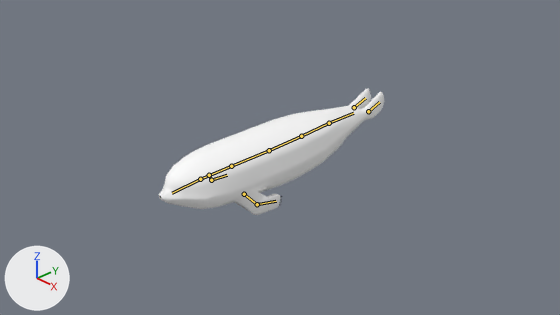
Before and after pictures for a commit that changed the Blender file Blender/Animals/Seal/Animations/FlapSwim.blend.
Before and after are seen from the file's camera 'Camera'. The axes (+X, +Y, +Z) are drawn at lower left. The lights are the same throughout. Both versions are drawn at frame 80 of the action 'ArmatureAction.001'; the numbers are the values there. The bones that bend it are drawn over the model as lines.
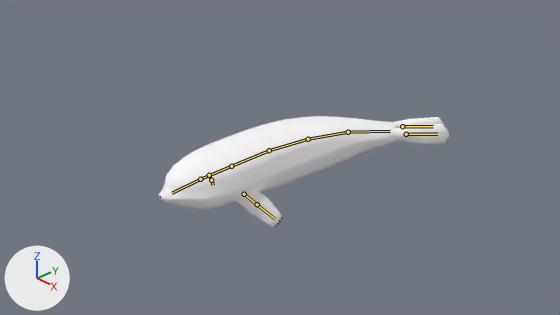
Patch to the scene script:
```diff
--- a/Blender/Animals/Seal/Animations/FlapSwim.blend.py
+++ b/Blender/Animals/Seal/Animations/FlapSwim.blend.py
@@ bone_left_lower_flipper @@
 bone_left_lower_flipper = bpy.data.objects['Armature'].pose.bones['Left Lower Flipper']  # child of 'Left Upper Flipper'
-bone_left_lower_flipper.rotation_quaternion = (0.905, -0.336, 0.073, -0.248)  # degrees (-40, -2, -30)
+bone_left_lower_flipper.rotation_quaternion = (1.0, 0.0, 0.0, 0.0)  # degrees (0, 0, 0)
@@ bone_right_lower_flipper @@
 bone_right_lower_flipper = bpy.data.objects['Armature'].pose.bones['Right Lower Flipper']  # child of 'Right Upper Flipper'
-bone_right_lower_flipper.rotation_quaternion = (0.905, 0.248, -0.073, 0.336)  # degrees (25, -17, 37)
+bone_right_lower_flipper.rotation_quaternion = (1.0, 0.0, 0.0, 0.0)  # degrees (0, 0, 0)
@@ bone_tail_2 @@
 bone_tail_2 = bpy.data.objects['Armature'].pose.bones['Tail 2']  # child of 'Tail 1'
-bone_tail_2.rotation_quaternion = (0.999, -0.026, 0.0, 0.0)  # degrees (-3, 0, 0)
+bone_tail_2.rotation_quaternion = (0.997, 0.078, 0.0, 0.0)  # degrees (9, 0, 0)
@@ bone_tail_3 @@
 bone_tail_3 = bpy.data.objects['Armature'].pose.bones['Tail 3']  # child of 'Tail 2'
-bone_tail_3.rotation_quaternion = (0.999, -0.026, -0.001, 0.0)  # degrees (-3, 0, 0)
+bone_tail_3.rotation_quaternion = (0.997, 0.078, 0.002, 0.0)  # degrees (9, 0, 0)
@@ bone_tail_4 @@
 bone_tail_4 = bpy.data.objects['Armature'].pose.bones['Tail 4']  # child of 'Tail 3'
-bone_tail_4.rotation_quaternion = (0.999, -0.026, -0.003, 0.0)  # degrees (-3, 0, 0)
+bone_tail_4.rotation_quaternion = (0.997, 0.078, 0.008, 0.0)  # degrees (9, 1, 0)
@@ bone_left_back_flipper @@
 bone_left_back_flipper = bpy.data.objects['Armature'].pose.bones['Left Back Flipper']  # child of 'Tail 4'
-bone_left_back_flipper.location = (0.0, 0.0, 0.0)
-bone_left_back_flipper.rotation_quaternion = (0.996, -0.08, 0.0, 0.0)  # degrees (-9, 0, 0)
+bone_left_back_flipper.location = (0.0, -0.06, -0.01)
+bone_left_back_flipper.rotation_quaternion = (0.989, 0.144, 0.0, 0.0)  # degrees (17, 0, 0)
@@ bone_right_back_flipper @@
 bone_right_back_flipper = bpy.data.objects['Armature'].pose.bones['Right Back Flipper']  # child of 'Tail 4'
-bone_right_back_flipper.location = (0.0, 0.0, 0.0)
-bone_right_back_flipper.rotation_quaternion = (0.996, -0.08, 0.0, 0.0)  # degrees (-9, 0, 0)
+bone_right_back_flipper.location = (0.0, 0.06, 0.01)
+bone_right_back_flipper.rotation_quaternion = (0.989, 0.144, 0.0, 0.0)  # degrees (17, 0, 0)
```

Boxes [x1, y1, x2, y2] around the edits, measured in the pictures (560 x 315 px):
'Cube.002', posed (29% wider, 12% shorter)
    before: [159, 88, 384, 215]
    after: [159, 116, 449, 227]
bone 'Left Lower Flipper', root to tip
    before: (257, 204) to (276, 201)
    after: (257, 204) to (275, 219)
bone 'Right Lower Flipper', root to tip
    before: (211, 180) to (227, 175)
    after: (211, 180) to (213, 185)
bone 'Tail 2', root to tip
    before: (269, 150) to (301, 136)
    after: (269, 150) to (308, 139)
bone 'Tail 3', root to tip
    before: (301, 136) to (329, 123)
    after: (308, 139) to (348, 132)
bone 'Tail 4', root to tip
    before: (329, 123) to (353, 113)
    after: (348, 132) to (390, 131)
bone 'Left Back Flipper', root to tip
    before: (368, 111) to (379, 102)
    after: (406, 134) to (437, 134)
bone 'Right Back Flipper', root to tip
    before: (354, 107) to (365, 98)
    after: (402, 126) to (433, 126)
